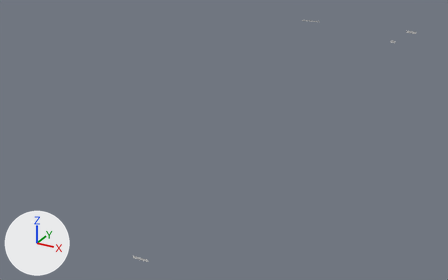
One commit to the COLLADA model vehicles/fullsize/crapousine/craptech_crapousine_lettering.dae: the scene before it, then after it.
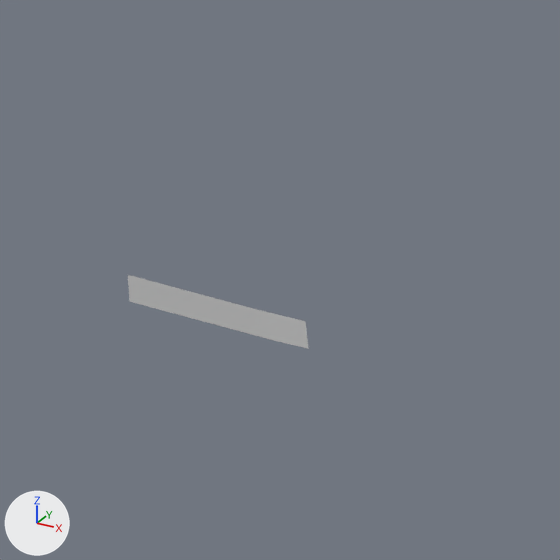
The first picture shows the older version from a 50 mm lens placed at (2.2, -4.62, 2.61), pointed at (-0.28, -0.11, 0.36). The close-ups show the older and then the newer version on the part from 27% to 38% of the width and 83% to 100% of the height of that picture. Only the edits that show in the close-ups are written down. Arrows for +X, +Y and +Z are at lower left; the lights stay in place.

In view in the first close-up: 'craptech_crapousine_lettering_grille'.
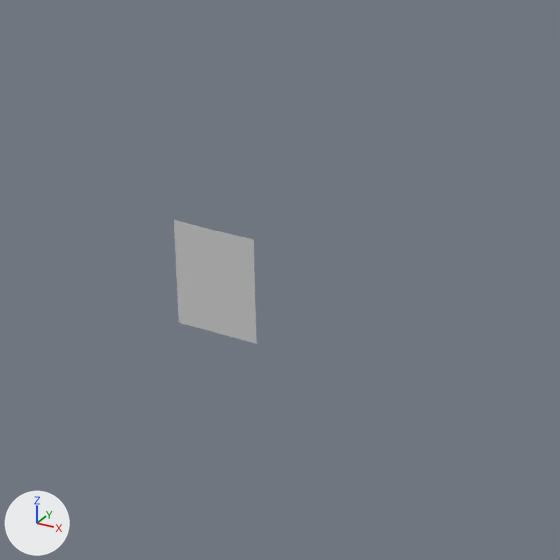
Location of each change, (x1, y1, x2, y2) in pixels of the close-ups (560 x 560 px):
'craptech_crapousine_lettering_grille', reshaped
    before: (128, 275, 309, 349)
    after: (174, 220, 257, 344)

The change, as a list of edits to the scene's bpy script:
```text
Change me_craptech_crapousine_lettering_grille:
    used by ob_craptech_crapousine_lettering_grille; location = (0.0, 0.0, 0.0)
    remove me_craptech_crapousine_lettering_grille.from_pydata(...)  # 12 vertices, 8 faces; spans x -0.44..0.439, y -2.305..-2.295, z 0.613..0.628
    add me_craptech_crapousine_lettering_grille.from_pydata(...)  # 39 vertices, 50 faces; spans x -0.44..0.411, y -2.302..-2.295, z 0.609..0.666
    me_craptech_crapousine_lettering_grille part 1
    7 vertices are removed from x 0.342..0.439, y -2.305..-2.295, z 0.614..0.628
    6 faces are deleted
    19 vertices are added at x 0.369..0.411, y -2.302..-2.297, z 0.609..0.666
    10 new vertices lie (0.01, 0.001, 0.0) away from vertices in x 0.369..0.401, y -2.302..-2.297, z 0.609..0.666
    5 new vertices lie (0.011, 0.001, 0.0) away from vertices in x 0.379, y -2.301..-2.3, z 0.619..0.666
    48 new faces join them
```
